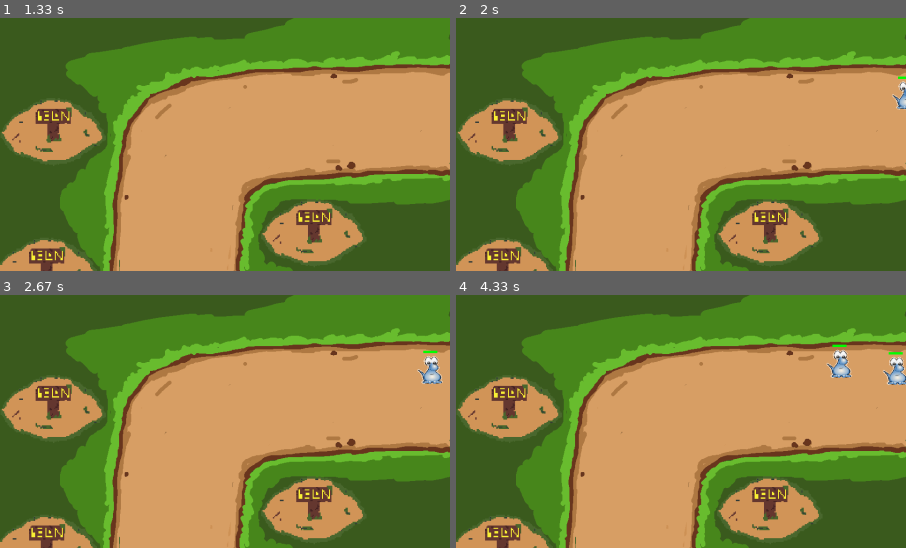
Above: before the commit, frames 1-4 (two rows, left to right).
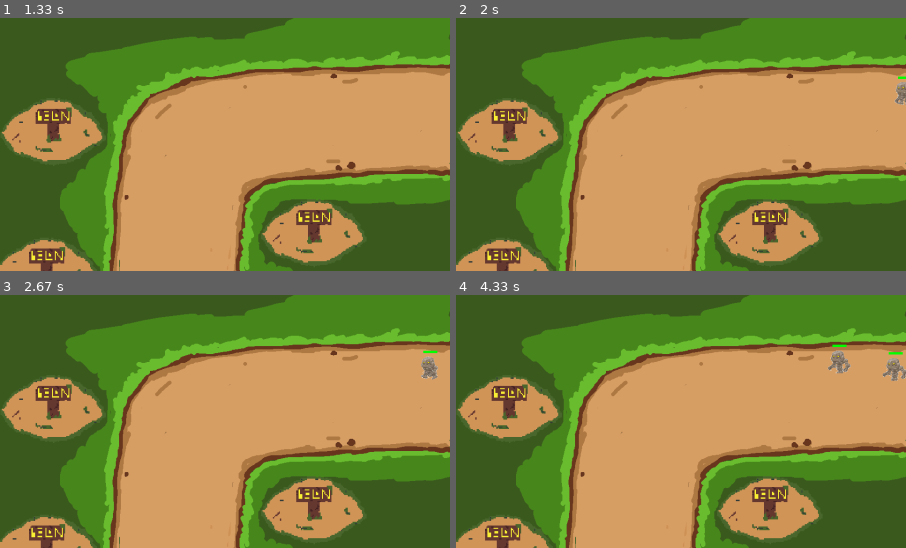
Above: after the commit, the same moments.

Repository: Fundgod/Tower_def
Game: pygame game, started from main.py
Two runs of this game, one before a commit and one after it. Both use one fixed random seed, a clock stepped at 60 frames per second and the inputs below.
Inputs:
- Up to frame 1 (1.33 s): no input
- Up to frame 2 (2 s): no input
- Up to frame 3 (2.67 s): no input
- Up to frame 4 (4.33 s): no input
The pictures show only the part of the screen within x 50-100%, y 0-50%; the shares and areas given below are measured in that part.

Frame 1 is identical in both runs. In frame 2, 0.2% of the frame differs, in the area x 96-100%, y 24-37%; in frame 3, 0.4%; in frame 4, 0.9%, in the area x 82-100%, y 21-36%.

Commit message:
Added animated mobs

Diff:
--- a/main.py
+++ b/main.py
@@ -56,12 +56,12 @@
 
 
 class Mob(pygame.sprite.Sprite):
-    def __init__(self, way, width=60, height=60, velocity=1, group=None):
+    def __init__(self, way, image_data, width=60, height=60, velocity=60, group=None):
         super().__init__(group)
         self.way = way
         self.width = width
         self.height = height
-        self.velocity = velocity
+        self.velocity = velocity / fps
         self.pos = 0
         self.health = 100
         self.coords = list(self.way[self.pos])
@@ -69,10 +69,27 @@
         self.coords[1] -= self.height / 2
         self.steps = [0, 0]
         self.rect = pygame.Rect(*self.way[self.pos], 10, 10)
-        self.image = pygame.transform.scale(load_image(os.path.join('sprites', 'mobs', 'default_mob.png'), -1), (60, 60))
+        self.animation = self.load_animation(*image_data)
+        self.animation_index = 0.
+        self.animation_speed = 0.125
+
+    def load_animation(self, image_file, width, height, rows, columns):
+        image = load_image(os.path.join('sprites', 'mobs', image_file), -1)
+        frames = []
+        for i in range(rows):
+            for j in range(columns):
+                frame_location = (width * j, height * i)
+                print(width * j, height * i)
+                frame = image.subsurface(pygame.Rect(frame_location, (width, height)))
+                frame.set_colorkey(frame.get_at((0, 0)))
+                frames.append(frame)
+        return frames
 
     def update(self):
         if self.health > 0:
+            if self.animation_index.is_integer():
+                self.image = self.animation[int(self.animation_index)]
+            self.animation_index = (self.animation_index + self.animation_speed) % len(self.animation)
             try:
                 if self.steps[0] >= self.steps[1]:
                     start_point = self.way[self.pos]
@@ -143,7 +160,7 @@
         return plants_data
 
     def spawn_mob(self, road_num):
-        Mob(self.map.get_way(road_num), group=self.mobs)
+        Mob(self.map.get_way(road_num), ('golem.png', 57, 50, 1, 11), group=self.mobs)
 
     def spawn_mobs(self):
         for interval, road_num in ((1, 0), (2, 0), (3, 0), (1, 0), (2, 0), (3, 0), (1, 0), (2, 0), (3, 0)):
@@ -165,7 +182,7 @@
     screen = pygame.display.set_mode(SIZE)
     game = Game()
     game.start()
-    fps = 60
+    fps = 120
     time = pygame.time.Clock()
     running = True
     while running:
--- /dev/null
+++ b/utils/mob_sprites_handler.py
@@ -0,0 +1,41 @@
+from PIL import Image
+
+
+im = Image.open('golem.jpg')
+x, y = im.size
+y -= 1
+pixels = im.load()
+start = None
+
+fragments = []
+for i in range(x):
+    for j in range(y):
+        if sum(pixels[i, j]) < 700:
+            if start is None:
+                start = i
+            break
+        else:
+            pixels[i, j] = (255, 255, 255)
+    else:
+        if start is not None:
+            fragments.append(im.crop((start, 0, i, y)))
+            start = None
+
+if start is not None:
+    fragments.append(im.crop((start, 0, i, y)))
+
+del fragments[3]
+
+#for c, i in enumerate(fragments):
+#    i.save(f'{c + 1}.png')
+
+max_width = max([fragment.size[0] for fragment in fragments]) + 2
+final_result = Image.new('RGB', (max_width * len(fragments), y), color=(255, 255, 255))
+for i in range(len(fragments)):
+    width = fragments[i].size[0]
+    bias = (max_width - width) // 2
+    updated_fragment = Image.new('RGB', (max_width, y), color=(255, 255, 255))
+    updated_fragment.paste(fragments[i], (bias, 0))
+    final_result.paste(updated_fragment, (i * max_width, 0))
+print(f'width: {max_width}\nheight: {y}')
+final_result.save('result.png')
Binary file added: sprites/mobs/golem.png
Binary file added: sprites/mobs/mask.jpg
Binary file changed: sprites/towers/ordinary_high_tower.png
Binary file added: utils/golem.jpg
Binary file added: utils/result.png
Renamed: way-converter.py -> utils/way-converter.py
